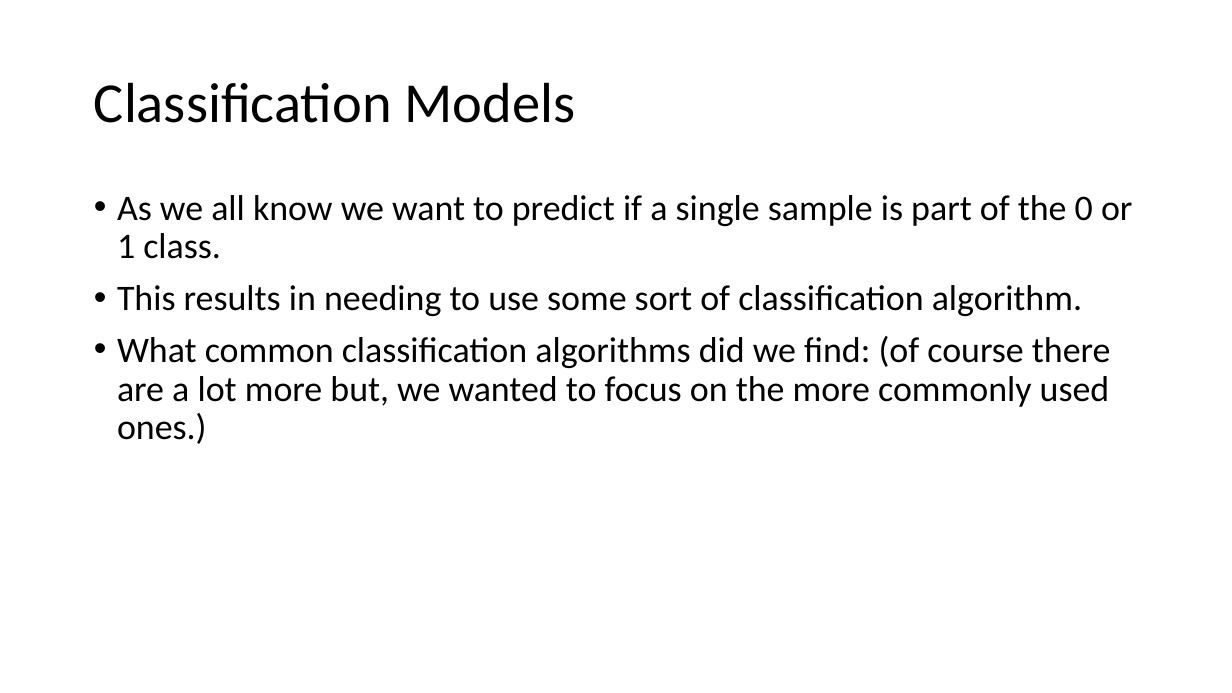
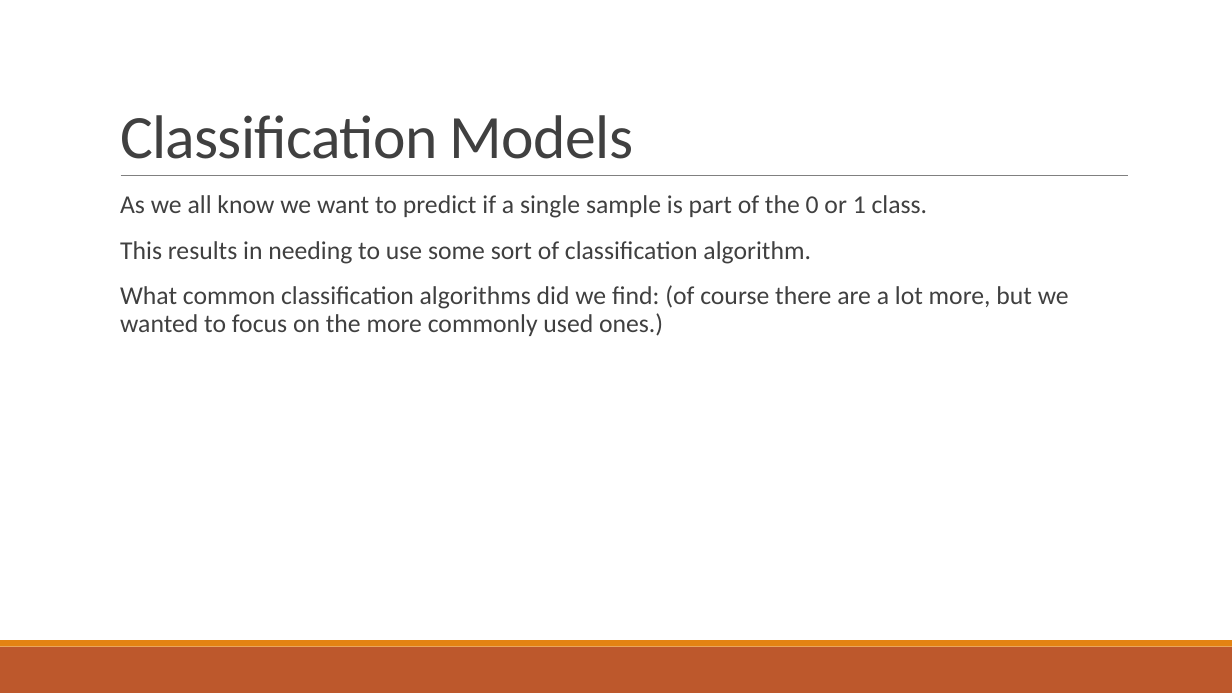
Before and after one commit to suong4554/Machine-Learning-Poly-U, a slide deck: slide 3 of Presentation.pptx. Drawn at 1232x693 pixels with LibreOffice and Linux fonts; fonts in the diff are those of the drawing. Boxes give left, top, right and bottom in pixels: in the first picture for what was removed or moved away, otherwise in the second. Text is boxed around its words. In the diff, an @@ line names an element or a change of style, - is before the commit and + after.

```diff
--- a/Presentation.pptx
+++ b/Presentation.pptx
@@ title "Classification Models": place and size @@
-title "Classification Models" at [94,82,576,123]
+title "Classification Models" at [120,115,633,159]
@@ title "Classification Models" at [120,115,633,159]: size 44 to 48 pt, text colour #000000 to #404040, letter spacing 0 to -0.5 pt; line spacing 0.9 to 0.85; vertical alignment middle to bottom @@
@@ line added from (121, 176) to (1128, 176), #808080 0.5 pt @@
@@ text at [120,195,928,264]: size 28 to 20 pt, text colour #000000 to #404040 in "As we all know we want to ...", "This results in needing to use some ..."; bullet • to  ; more space between paragraphs @@
@@ text at [120,285,1069,336]: text changed; size 28 to 20 pt; text colour #000000 to #404040 @@
-• What common classification algorithms did we find: (of course there are a lot more but, we wanted to focus on the more commonly used ones.)
+  What common classification algorithms did we find: (of course there are a lot more, but we wanted to focus on the more commonly used ones.)
@@ rectangle added at [0,647,1232,693], fill #BD582C @@
@@ rectangle added at [0,640,1232,647], fill #E48312 @@
```
Also in this commit, not shown: 9 other slides changed, 5 slides added, 2 slides removed.
